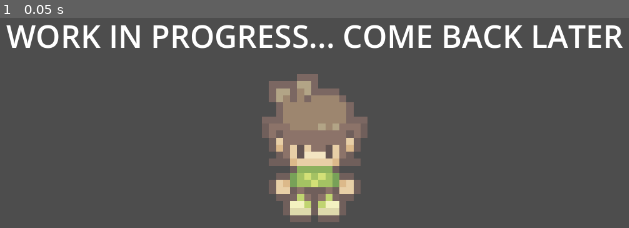
Above: before the commit, frame 1.
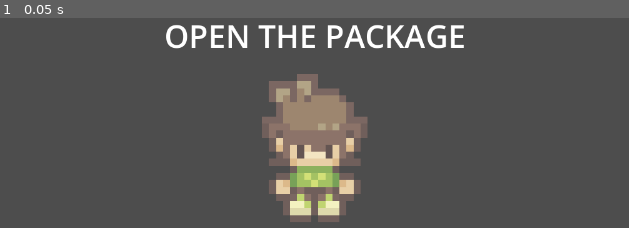
Above: after the commit, the same moment.

Repository: PigletGD/tiny-worlds
Game: Godot game, scene res://_game/scenes/levels/game_scene.tscn
Two runs of this game, one before a commit and one after it. Both use one fixed random seed, a clock stepped at 60 frames per second and the inputs below.
Inputs:
- Up to frame 1 (0.05 s): no input

The runs differ from the first frame. In frame 1, 5.4% of the frame differs, in the area x 0-100%, y 3-15%.

Commit message:
Further Integrated Packaging System

Diff:
--- a/_game/scenes/levels/game_scene.tscn
+++ b/_game/scenes/levels/game_scene.tscn
@@ -1,15 +1,27 @@
-[gd_scene load_steps=12 format=3 uid="uid://d3ekfxukpdkex"]
+[gd_scene load_steps=24 format=3 uid="uid://d3ekfxukpdkex"]
 
 [ext_resource type="Script" uid="uid://ccdj1gi56k7iu" path="res://_game/scripts/test/file_creation_tester.gd" id="1_cv5lo"]
 [ext_resource type="Texture2D" uid="uid://bp5ite42ek8ru" path="res://_game/sprites/named/Outline.png" id="2_3g6ib"]
 [ext_resource type="Texture2D" uid="uid://dfewv3k3k2wp5" path="res://_game/sprites/named/Eyes.png" id="2_py10d"]
 [ext_resource type="PackedScene" uid="uid://bmcuqoy0u7xap" path="res://_game/scenes/room/test_tile.tscn" id="2_trels"]
 [ext_resource type="Texture2D" uid="uid://brsojjytbv7rj" path="res://_game/sprites/named/Hair.png" id="3_88prv"]
+[ext_resource type="Texture2D" uid="uid://cjo1sq51lvoh2" path="res://_game/sprites/objects/Basic_Plants1.png" id="3_i0dqa"]
+[ext_resource type="Texture2D" uid="uid://bbpx4x2d7pk4f" path="res://_game/sprites/objects/Basic_Plants2.png" id="4_365e1"]
+[ext_resource type="Texture2D" uid="uid://bit0iyq0r0621" path="res://_game/sprites/objects/Basic_Plants3.png" id="5_5mxte"]
 [ext_resource type="Texture2D" uid="uid://xnw1gj4dn4aq" path="res://_game/sprites/named/Pants.png" id="5_trels"]
 [ext_resource type="Shader" uid="uid://dgluqjepm2xcy" path="res://_game/shaders/color_shifter.gdshader" id="6_88prv"]
+[ext_resource type="Texture2D" uid="uid://u56hj370fcaa" path="res://_game/sprites/objects/Basic_Plants4.png" id="6_qmxgr"]
 [ext_resource type="Texture2D" uid="uid://dg4p17iu7g77g" path="res://_game/sprites/named/Shirt.png" id="6_rt7or"]
 [ext_resource type="Texture2D" uid="uid://dllblugm02r71" path="res://_game/sprites/named/Shoes.png" id="7_5u0ce"]
+[ext_resource type="Texture2D" uid="uid://vqvi0sfe2b16" path="res://_game/sprites/objects/Basic_Plants5.png" id="7_14rxd"]
+[ext_resource type="Texture2D" uid="uid://xhiu6pj8y2lf" path="res://_game/sprites/objects/Basic_Plants6.png" id="8_e1w25"]
 [ext_resource type="Texture2D" uid="uid://dg661k2plthfd" path="res://_game/sprites/named/Skin.png" id="8_k07ly"]
+[ext_resource type="Texture2D" uid="uid://drthnyeenj1lj" path="res://_game/sprites/objects/Basic_Plants7.png" id="9_4fyii"]
+[ext_resource type="Texture2D" uid="uid://cknyehaiqktvt" path="res://_game/sprites/objects/Basic_Plants8.png" id="10_6veob"]
+[ext_resource type="Texture2D" uid="uid://b33nbduc3r2nf" path="res://_game/sprites/objects/Basic_Plants9.png" id="11_j5qwm"]
+[ext_resource type="Texture2D" uid="uid://c0b3q5id0h823" path="res://_game/sprites/objects/Basic_Plants10.png" id="12_uvu6e"]
+[ext_resource type="Texture2D" uid="uid://d17bkx0e3v0xn" path="res://_game/sprites/objects/Basic_Plants11.png" id="13_g8yde"]
+[ext_resource type="Texture2D" uid="uid://bn24mlyqa1bqu" path="res://_game/sprites/objects/Basic_Plants12.png" id="14_bkju3"]
 
 [sub_resource type="ShaderMaterial" id="ShaderMaterial_trels"]
 shader = ExtResource("6_88prv")
@@ -31,6 +43,7 @@
 test_floor_panel = ExtResource("2_trels")
 test_floor_panel_parent = NodePath("../../Tiles")
 test_spawn_offset = Vector2(105, 105)
+test_images_array = Array[CompressedTexture2D]([ExtResource("3_i0dqa"), ExtResource("4_365e1"), ExtResource("5_5mxte"), ExtResource("6_qmxgr"), ExtResource("7_14rxd"), ExtResource("8_e1w25"), ExtResource("9_4fyii"), ExtResource("10_6veob"), ExtResource("11_j5qwm"), ExtResource("12_uvu6e"), ExtResource("13_g8yde"), ExtResource("14_bkju3")])
 metadata/_custom_type_script = "uid://ccdj1gi56k7iu"
 
 [node name="CanvasLayer" type="CanvasLayer" parent="."]
--- a/_game/scripts/test/file_creation_tester.gd
+++ b/_game/scripts/test/file_creation_tester.gd
@@ -9,6 +9,8 @@
 @export var test_floor_panel_parent: Node2D
 @export var test_spawn_offset: Vector2
 
+@export var test_images_array: Array[CompressedTexture2D]
+
 @onready var abs_directory_path: String = OS.get_system_dir(OS.SystemDir.SYSTEM_DIR_DESKTOP) + "/TinyWorld/MyHouse"
 @onready var local_character_file_path: String = abs_directory_path + "/Me.char"
 @onready var local_room_file_path: String = abs_directory_path + "/MainRoom.layout"
@@ -22,7 +24,7 @@
 	if !exists(local_character_file_path):
 		create_character()
 
-	#test_rich_text_label.text = ""
+	test_rich_text_label.text = "OPEN THE PACKAGE"
 	#test_character.visible = false
 
 	#create_room()
@@ -268,21 +270,24 @@
 
 
 func test_create_zip() -> void:
+	if FileAccess.file_exists(abs_directory_path + "/package.zip"):
+		print("Package already exists")
+		return
+
+
 	var writer = ZIPPacker.new()
 	var err = writer.open(abs_directory_path + "/package.zip")
 	if err != OK:
 		print(str(err))
 		return
 
-	writer.start_file("hello.txt")
-	writer.write_file("Hello World".to_utf8_buffer())
-
-	writer.close_file()
-
-	var image: Image = test_sprite_2d.texture.get_image()
-	writer.start_file("temp_shirt.png")
-	writer.write_file(image.save_png_to_buffer())
-	writer.close_file()
+	var index: int = 1
+	for test_image in test_images_array:
+		var image: Image = test_image.get_image()
+		writer.start_file("plant_" + str(index) + ".png")
+		writer.write_file(image.save_png_to_buffer())
+		writer.close_file()
+		index += 1
 
 	writer.close()
 
Binary file added: _game/sprites/objects/Basic_Plants.png
Not shown, added: _game/sprites/objects/Basic_Plants.png.import
Binary file added: _game/sprites/objects/Basic_Plants1.png
Not shown, added: _game/sprites/objects/Basic_Plants1.png.import
Binary file added: _game/sprites/objects/Basic_Plants10.png
Not shown, added: _game/sprites/objects/Basic_Plants10.png.import
Binary file added: _game/sprites/objects/Basic_Plants11.png
Not shown, added: _game/sprites/objects/Basic_Plants11.png.import
Binary file added: _game/sprites/objects/Basic_Plants12.png
Not shown, added: _game/sprites/objects/Basic_Plants12.png.import
Binary file added: _game/sprites/objects/Basic_Plants2.png
Not shown, added: _game/sprites/objects/Basic_Plants2.png.import
(and 14 more such lines)
